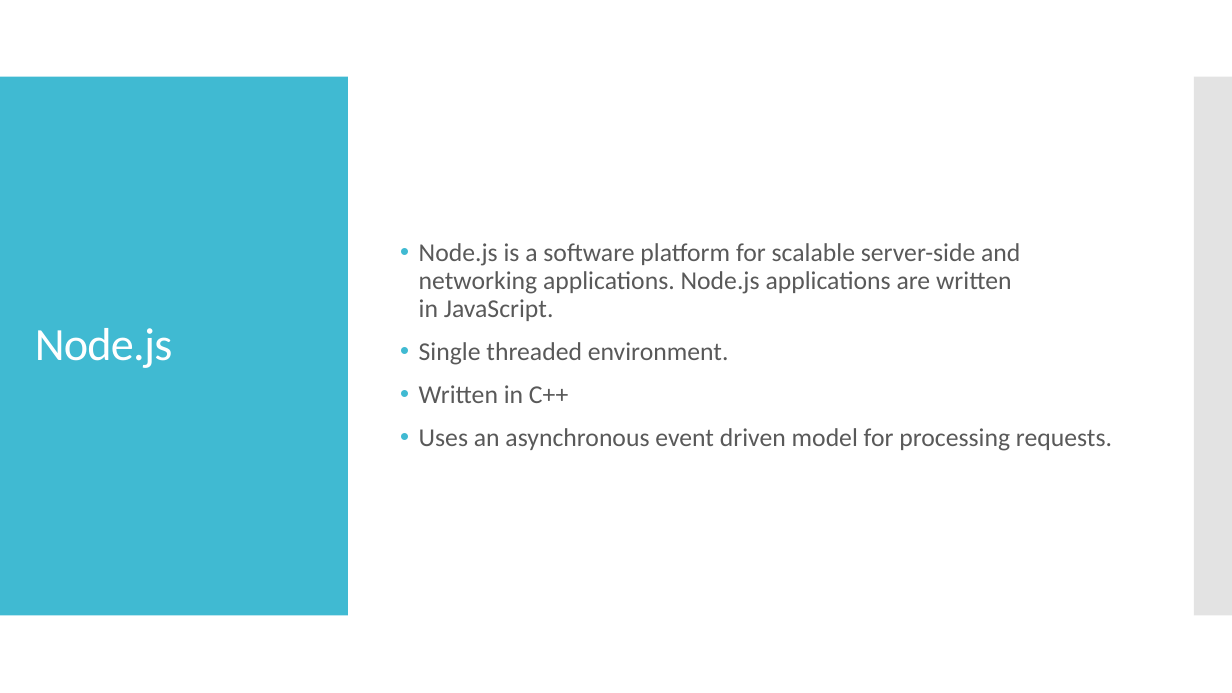
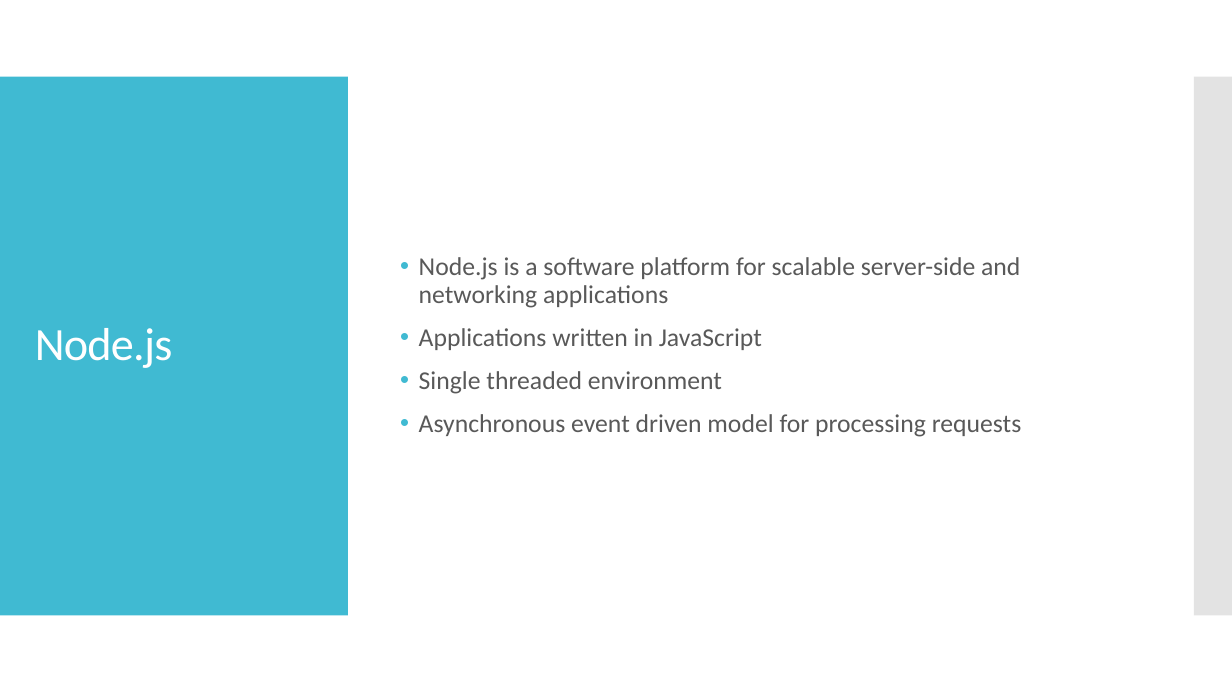
Before and after one commit to dhardin/Finite-State-Machine-Online, a slide deck: slide 11 of Presentation.pptx. Drawn at 1232x693 pixels with LibreOffice and Linux fonts; fonts in the diff are those of the drawing. Boxes give left, top, right and bottom in pixels: in the first picture for what was removed or moved away, otherwise in the second. Text is boxed around its words. In the diff, an @@ line names an element or a change of style, - is before the commit and + after.

```diff
--- a/Presentation.pptx
+++ b/Presentation.pptx
@@ text at <box>419,257,1022,437</box>: text changed @@
-• Node.js is a software platform for scalable server-side and networking applications. Node.js applications are written in JavaScript.
-• Single threaded environment.
-• Written in C++
-• Uses an asynchronous event driven model for processing requests.
+• Node.js is a software platform for scalable server-side and networking applications
+• Applications written in JavaScript
+• Single threaded environment
+• Asynchronous event driven model for processing requests
```
Also in this commit, not shown: 7 other slides changed, 4 other files.
